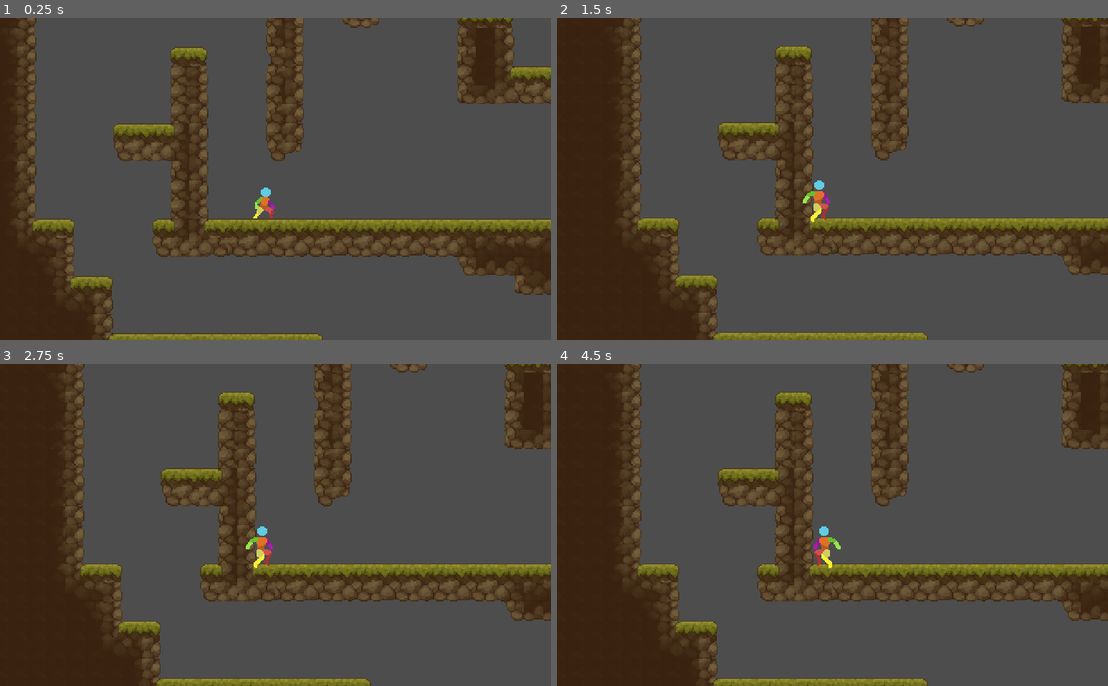
Above: before the commit, frames 1-4 (two rows, left to right).
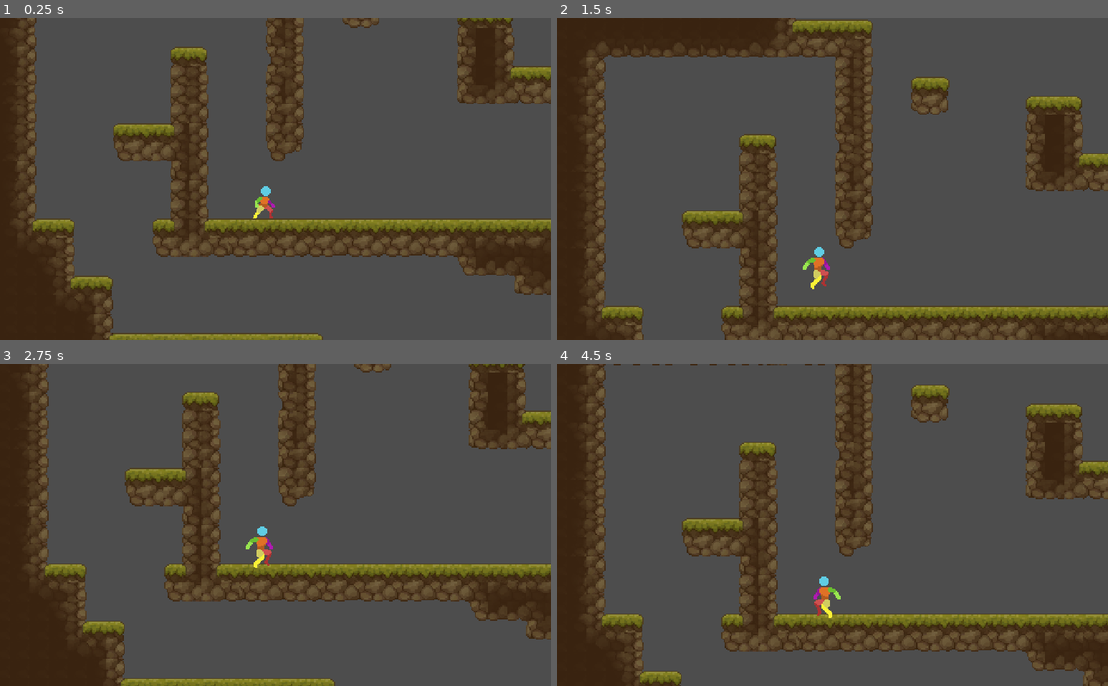
Above: after the commit, the same moments.

Repository: Ketei/UnnamedGame
Game: Godot game, scene res://Test/test_world.tscn
Two runs of this game, one before a commit and one after it. Both use one fixed random seed, a clock stepped at 60 frames per second and the inputs below.
Inputs:
- Up to frame 1 (0.25 s): no input
- Up to frame 2 (1.5 s): tap Enter (ui_accept) at 0.5 s; hold Right (gc_right) 0.53-1.28 s; hold Shift (gc_walk) 0.53-1.28 s; tap A (gc_jump) at 0.77 s; hold Down (gc_down) from 1.28 s (still down); tap Shift (gc_walk) at 1.35 s
- Up to frame 3 (2.75 s): tap A (gc_jump) at 1.52 s; release Down (gc_down) at 2.03 s; hold Right (gc_right) from 2.03 s (still down); hold Shift (gc_walk) from 2.03 s (still down)
- Up to frame 4 (4.5 s): release Right (gc_right) at 2.78 s; release Shift (gc_walk) at 2.78 s; hold Up (gc_up) 2.78-3.53 s; tap Shift (gc_walk) at 2.85, 4.35 s; tap A (gc_jump) at 3.02, 3.77 s; hold Shift (gc_walk) 3.53-4.28 s; hold Left (gc_left) from 3.53 s (still down)

The runs differ from the first frame. In frame 1, less than 0.1% of the frame differs, in the area x 46-50%, y 52-63%; in frame 2, 52%, in the area x 4-100%, y 0-100%; in frame 3, 28%; in frame 4, 49%.
Error in both runs: Invalid access to property or key '_time_to_peak' on a base object of type 'CharacterBody2D (Player)'. (res://Scripts/Modules/Behaviours/Movement/Player/Jump.g…

Commit message:
Simplify and extend
Simplified gravity math
Added a function to calculate acceleration for use with delta.

Diff:
--- a/Scripts/CommLib/QuickMath.gd
+++ b/Scripts/CommLib/QuickMath.gd
@@ -8,7 +8,7 @@
 		return 0.0
 	else:
 		# The +1 comes from the single pixel that is eaten by the floor before jump
-		return -((2.0 * ((JumpInTiles * GameProperties.grid_size) + 1)) / JumpTimeToPeak)
+		return -((2.0 * JumpInTiles + 1) / JumpTimeToPeak)
 
 
 func get_jump_gravity(JumpInTiles:float, JumpTimeToPeak:float) -> float:
@@ -17,7 +17,7 @@
 		print_debug("Warning: get_jump_gravity() cannot be performed successfully. Returning 0.0 instead")
 		return 0.0
 	else:
-		return -((-2.0 * (JumpInTiles * GameProperties.grid_size)) / pow(JumpTimeToPeak, 2))
+		return -((-2.0 * JumpInTiles) / pow(JumpTimeToPeak, 2))
 
 
 func get_normal_gravity(JumpInTiles:float, JumpTimeToFloor:float) -> float:
@@ -26,7 +26,7 @@
 		print_debug("Warning: get_normal_gravity() cannot be performed successfully. Returning 0.0 instead")
 		return 0.0
 	else:
-		return -((-2.0 * (JumpInTiles * GameProperties.grid_size)) / pow(JumpTimeToFloor, 2))
+		return -((-2.0 * JumpInTiles) / pow(JumpTimeToFloor, 2))
 
 ## Checks if the first value is between the two values given. If it is returns true else returns false
 func is_between(Value : float, From : float, To : float) -> bool:
@@ -109,3 +109,10 @@
 		return true
 
 	return (0 < NumberA) == (0 < NumberB)
+
+
+func get_acceleration(TimeToAccel: float, MaxSpeed: float) -> float:
+	if TimeToAccel == 0:
+		return MaxSpeed * Engine.max_fps
+
+	return MaxSpeed / TimeToAccel
